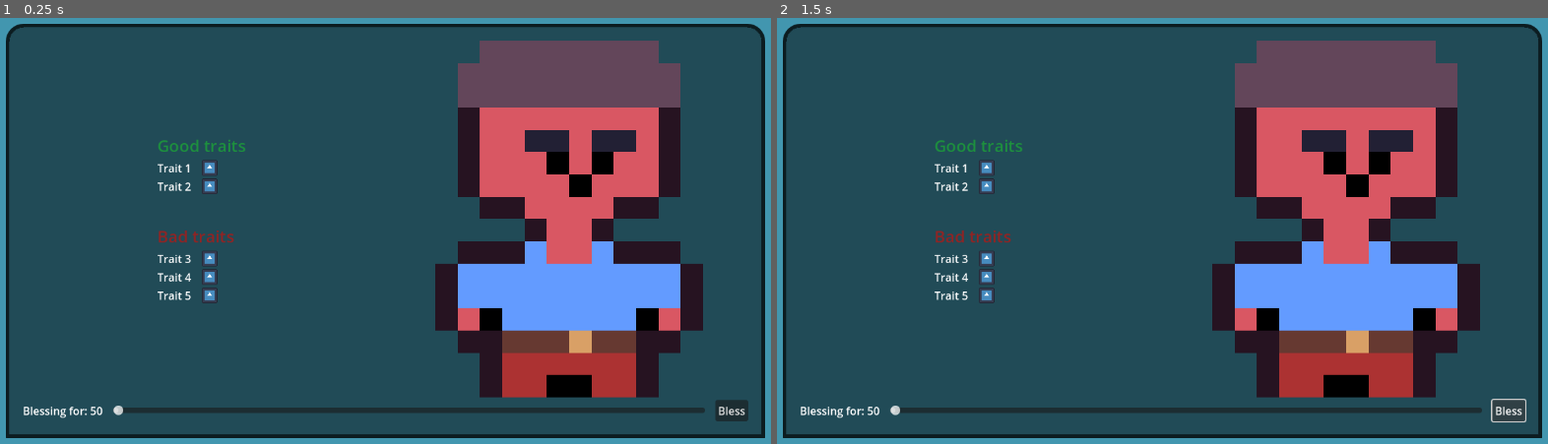
Above: before the commit, frames 1-2 (left to right).
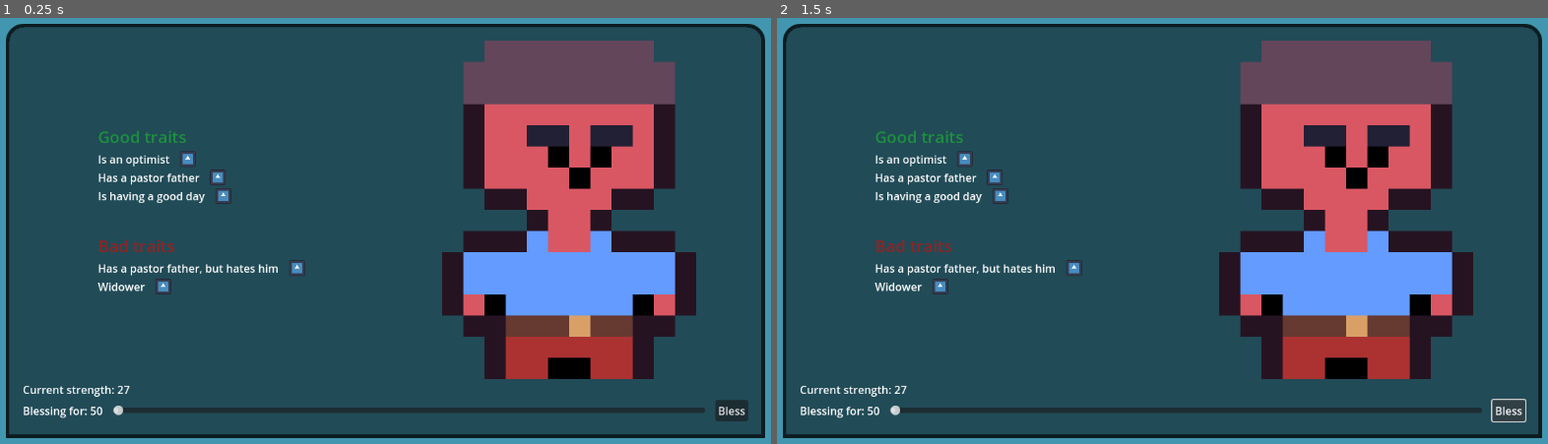
Above: after the commit, the same moments.

Repository: frostblooded/wolf
Game: Godot game, scene res://scenes/main.tscn
The game is run twice, just before and just after one commit, with the same random seed, the same clock (stepped at 60 frames per second) and the same inputs. The engine's default icon, where the game draws it, is replaced by a stand-in: a white triangle on a blue panel in a dark square.
Inputs:
- Up to frame 1 (0.25 s): no input
- Up to frame 2 (1.5 s): click "Bless" at 0.5 s; click "Bless" at 1.25 s

The runs differ from the first frame. In frame 1, 10% of the frame differs, in the area x 3-92%, y 5-90%; in frame 2, 10%.

Commit message:
Add blessing with trait modifiers

Diff:
--- a/project.godot
+++ b/project.godot
@@ -11,7 +11,7 @@
 [application]
 
 config/name="Wolf"
-run/main_scene="res://scenes/main.tscn"
+run/main_scene="res://scenes/Main.tscn"
 config/features=PackedStringArray("4.2", "GL Compatibility")
 config/icon="res://icon.svg"
 
--- a/scenes/GameManager.tscn
+++ b/scenes/GameManager.tscn
@@ -4,3 +4,5 @@
 
 [node name="GameManager" type="Node2D"]
 script = ExtResource("1_w4b1x")
+possible_positive_traits = null
+possible_negative_traits = null
--- a/scenes/UI/BlessingUnitUI.tscn
+++ b/scenes/UI/BlessingUnitUI.tscn
@@ -1,6 +1,7 @@
-[gd_scene load_steps=7 format=3 uid="uid://dlwrtjnr6xty4"]
+[gd_scene load_steps=8 format=3 uid="uid://dlwrtjnr6xty4"]
 
-[ext_resource type="Texture2D" uid="uid://bbuo3vy70oprq" path="res://icon.svg" id="1_devb5"]
+[ext_resource type="Script" path="res://scripts/blessing_unit_ui.gd" id="1_pou5w"]
+[ext_resource type="PackedScene" uid="uid://ddsydqanfd6d6" path="res://scenes/UI/TraitUI.tscn" id="2_3e3qa"]
 [ext_resource type="Texture2D" uid="uid://c0b0sawfyqtac" path="res://aseprite/fighter.png" id="2_mwhvl"]
 [ext_resource type="Script" path="res://scripts/blessing_input.gd" id="3_ro0nv"]
 
@@ -18,7 +19,9 @@
 
 [sub_resource type="StyleBoxEmpty" id="StyleBoxEmpty_ym2cl"]
 
-[node name="CanvasLayer" type="CanvasLayer"]
+[node name="BlessingUnitUI" type="CanvasLayer"]
+script = ExtResource("1_pou5w")
+trait_ui_scene = ExtResource("2_3e3qa")
 
 [node name="MarginContainer" type="MarginContainer" parent="."]
 anchors_preset = 15
@@ -60,85 +63,23 @@
 theme_override_constants/separation = 45
 alignment = 1
 
-[node name="VBoxContainer" type="VBoxContainer" parent="MarginContainer/PanelContainer/MarginContainer/VBoxContainer/HBoxContainer/LeftPanelContainer/VBoxContainer3"]
+[node name="PositiveTraitsContainer" type="VBoxContainer" parent="MarginContainer/PanelContainer/MarginContainer/VBoxContainer/HBoxContainer/LeftPanelContainer/VBoxContainer3"]
 layout_mode = 2
 
-[node name="Label" type="Label" parent="MarginContainer/PanelContainer/MarginContainer/VBoxContainer/HBoxContainer/LeftPanelContainer/VBoxContainer3/VBoxContainer"]
+[node name="Label" type="Label" parent="MarginContainer/PanelContainer/MarginContainer/VBoxContainer/HBoxContainer/LeftPanelContainer/VBoxContainer3/PositiveTraitsContainer"]
 layout_mode = 2
 theme_type_variation = &"HeaderMedium"
 theme_override_colors/font_color = Color(0.113725, 0.568627, 0.243137, 1)
 text = "Good traits"
 
-[node name="HBoxContainer" type="HBoxContainer" parent="MarginContainer/PanelContainer/MarginContainer/VBoxContainer/HBoxContainer/LeftPanelContainer/VBoxContainer3/VBoxContainer"]
-layout_mode = 2
-size_flags_horizontal = 0
-
-[node name="Label" type="Label" parent="MarginContainer/PanelContainer/MarginContainer/VBoxContainer/HBoxContainer/LeftPanelContainer/VBoxContainer3/VBoxContainer/HBoxContainer"]
-layout_mode = 2
-text = "Trait 1"
-
-[node name="TextureRect" type="TextureRect" parent="MarginContainer/PanelContainer/MarginContainer/VBoxContainer/HBoxContainer/LeftPanelContainer/VBoxContainer3/VBoxContainer/HBoxContainer"]
-layout_mode = 2
-texture = ExtResource("1_devb5")
-expand_mode = 3
-
-[node name="HBoxContainer2" type="HBoxContainer" parent="MarginContainer/PanelContainer/MarginContainer/VBoxContainer/HBoxContainer/LeftPanelContainer/VBoxContainer3/VBoxContainer"]
-layout_mode = 2
-size_flags_horizontal = 0
-
-[node name="Label" type="Label" parent="MarginContainer/PanelContainer/MarginContainer/VBoxContainer/HBoxContainer/LeftPanelContainer/VBoxContainer3/VBoxContainer/HBoxContainer2"]
-layout_mode = 2
-text = "Trait 2"
-
-[node name="TextureRect" type="TextureRect" parent="MarginContainer/PanelContainer/MarginContainer/VBoxContainer/HBoxContainer/LeftPanelContainer/VBoxContainer3/VBoxContainer/HBoxContainer2"]
-layout_mode = 2
-texture = ExtResource("1_devb5")
-expand_mode = 3
-
-[node name="VBoxContainer2" type="VBoxContainer" parent="MarginContainer/PanelContainer/MarginContainer/VBoxContainer/HBoxContainer/LeftPanelContainer/VBoxContainer3"]
+[node name="NegativeTraitsContainer" type="VBoxContainer" parent="MarginContainer/PanelContainer/MarginContainer/VBoxContainer/HBoxContainer/LeftPanelContainer/VBoxContainer3"]
 layout_mode = 2
 
-[node name="Label" type="Label" parent="MarginContainer/PanelContainer/MarginContainer/VBoxContainer/HBoxContainer/LeftPanelContainer/VBoxContainer3/VBoxContainer2"]
+[node name="Label" type="Label" parent="MarginContainer/PanelContainer/MarginContainer/VBoxContainer/HBoxContainer/LeftPanelContainer/VBoxContainer3/NegativeTraitsContainer"]
 layout_mode = 2
 theme_type_variation = &"HeaderMedium"
 theme_override_colors/font_color = Color(0.568627, 0.141176, 0.141176, 1)
 text = "Bad traits"
-
-[node name="HBoxContainer3" type="HBoxContainer" parent="MarginContainer/PanelContainer/MarginContainer/VBoxContainer/HBoxContainer/LeftPanelContainer/VBoxContainer3/VBoxContainer2"]
-layout_mode = 2
-
-[node name="Label" type="Label" parent="MarginContainer/PanelContainer/MarginContainer/VBoxContainer/HBoxContainer/LeftPanelContainer/VBoxContainer3/VBoxContainer2/HBoxContainer3"]
-layout_mode = 2
-text = "Trait 3"
-
-[node name="TextureRect" type="TextureRect" parent="MarginContainer/PanelContainer/MarginContainer/VBoxContainer/HBoxContainer/LeftPanelContainer/VBoxContainer3/VBoxContainer2/HBoxContainer3"]
-layout_mode = 2
-texture = ExtResource("1_devb5")
-expand_mode = 3
-
-[node name="HBoxContainer4" type="HBoxContainer" parent="MarginContainer/PanelContainer/MarginContainer/VBoxContainer/HBoxContainer/LeftPanelContainer/VBoxContainer3/VBoxContainer2"]
-layout_mode = 2
-
-[node name="Label" type="Label" parent="MarginContainer/PanelContainer/MarginContainer/VBoxContainer/HBoxContainer/LeftPanelContainer/VBoxContainer3/VBoxContainer2/HBoxContainer4"]
-layout_mode = 2
-text = "Trait 4"
-
-[node name="TextureRect" type="TextureRect" parent="MarginContainer/PanelContainer/MarginContainer/VBoxContainer/HBoxContainer/LeftPanelContainer/VBoxContainer3/VBoxContainer2/HBoxContainer4"]
-layout_mode = 2
-texture = ExtResource("1_devb5")
-expand_mode = 3
-
-[node name="HBoxContainer5" type="HBoxContainer" parent="MarginContainer/PanelContainer/MarginContainer/VBoxContainer/HBoxContainer/LeftPanelContainer/VBoxContainer3/VBoxContainer2"]
-layout_mode = 2
-
-[node name="Label" type="Label" parent="MarginContainer/PanelContainer/MarginContainer/VBoxContainer/HBoxContainer/LeftPanelContainer/VBoxContainer3/VBoxContainer2/HBoxContainer5"]
-layout_mode = 2
-text = "Trait 5"
-
-[node name="TextureRect" type="TextureRect" parent="MarginContainer/PanelContainer/MarginContainer/VBoxContainer/HBoxContainer/LeftPanelContainer/VBoxContainer3/VBoxContainer2/HBoxContainer5"]
-layout_mode = 2
-texture = ExtResource("1_devb5")
-expand_mode = 3
 
 [node name="RightPanelContainer" type="PanelContainer" parent="MarginContainer/PanelContainer/MarginContainer/VBoxContainer/HBoxContainer"]
 layout_mode = 2
@@ -152,6 +93,10 @@
 layout_mode = 2
 texture = ExtResource("2_mwhvl")
 stretch_mode = 5
+
+[node name="CurrentStrengthLabel" type="Label" parent="MarginContainer/PanelContainer/MarginContainer/VBoxContainer"]
+layout_mode = 2
+text = "Current strength: 27"
 
 [node name="BlessingInput" type="HBoxContainer" parent="MarginContainer/PanelContainer/MarginContainer/VBoxContainer"]
 layout_mode = 2
--- /dev/null
+++ b/scenes/UI/TraitUI.tscn
@@ -0,0 +1,17 @@
+[gd_scene load_steps=3 format=3 uid="uid://ddsydqanfd6d6"]
+
+[ext_resource type="Texture2D" uid="uid://bbuo3vy70oprq" path="res://icon.svg" id="1_ltp0v"]
+[ext_resource type="Script" path="res://scripts/trait_ui.gd" id="1_phrao"]
+
+[node name="TraitUI" type="HBoxContainer"]
+size_flags_horizontal = 0
+script = ExtResource("1_phrao")
+
+[node name="Label" type="Label" parent="."]
+layout_mode = 2
+text = "Trait 1"
+
+[node name="TextureRect" type="TextureRect" parent="."]
+layout_mode = 2
+texture = ExtResource("1_ltp0v")
+expand_mode = 3
--- a/scenes/main.tscn
+++ b/scenes/main.tscn
@@ -1,7 +1,9 @@
-[gd_scene load_steps=5 format=3 uid="uid://6pgl1pt35txy"]
+[gd_scene load_steps=13 format=3 uid="uid://6pgl1pt35txy"]
 
-[ext_resource type="PackedScene" uid="uid://dlwrtjnr6xty4" path="res://scenes/UI/BlessingUnitUI.tscn" id="1_8yda2"]
-[ext_resource type="PackedScene" uid="uid://b3llop6ts804d" path="res://scenes/GameManager.tscn" id="2_ij8vf"]
+[ext_resource type="PackedScene" uid="uid://dlwrtjnr6xty4" path="res://scenes/UI/BlessingUnitUI.tscn" id="1_q4qay"]
+[ext_resource type="PackedScene" uid="uid://b3llop6ts804d" path="res://scenes/GameManager.tscn" id="2_k8vnu"]
+[ext_resource type="Texture2D" uid="uid://bbuo3vy70oprq" path="res://icon.svg" id="4_h0suf"]
+[ext_resource type="Script" path="res://scripts/trait.gd" id="4_vco4w"]
 
 [sub_resource type="Gradient" id="Gradient_dvckn"]
 offsets = PackedFloat32Array(1)
@@ -10,6 +12,48 @@
 [sub_resource type="GradientTexture1D" id="GradientTexture1D_mdlhv"]
 gradient = SubResource("Gradient_dvckn")
 
+[sub_resource type="Resource" id="Resource_uay8p"]
+script = ExtResource("4_vco4w")
+name = "Is having a good day"
+image = ExtResource("4_h0suf")
+add_modifier = 10
+mul_modifier = 1.0
+
+[sub_resource type="Resource" id="Resource_inf3w"]
+script = ExtResource("4_vco4w")
+name = "Has a pastor father"
+image = ExtResource("4_h0suf")
+add_modifier = 0
+mul_modifier = 1.5
+
+[sub_resource type="Resource" id="Resource_a4kbm"]
+script = ExtResource("4_vco4w")
+name = "Is an optimist"
+image = ExtResource("4_h0suf")
+add_modifier = 0
+mul_modifier = 2.0
+
+[sub_resource type="Resource" id="Resource_t1r71"]
+script = ExtResource("4_vco4w")
+name = "Has a pastor father, but hates him"
+image = ExtResource("4_h0suf")
+add_modifier = 0
+mul_modifier = 1.0
+
+[sub_resource type="Resource" id="Resource_oqt3y"]
+script = ExtResource("4_vco4w")
+name = "Spilled his coffee just now"
+image = ExtResource("4_h0suf")
+add_modifier = -20
+mul_modifier = 1.0
+
+[sub_resource type="Resource" id="Resource_xxysg"]
+script = ExtResource("4_vco4w")
+name = "Widower"
+image = ExtResource("4_h0suf")
+add_modifier = 0
+mul_modifier = 0.7
+
 [node name="Main" type="Node2D"]
 
 [node name="Background" type="Sprite2D" parent="."]
@@ -17,6 +61,7 @@
 scale = Vector2(9.63477, 1367.25)
 texture = SubResource("GradientTexture1D_mdlhv")
 
-[node name="BlessingUnitUI" parent="." instance=ExtResource("1_8yda2")]
-
-[node name="GameManager" parent="." instance=ExtResource("2_ij8vf")]
+[node name="GameManager" parent="." instance=ExtResource("2_k8vnu")]
+unit_ui_scene = ExtResource("1_q4qay")
+possible_positive_traits = Array[ExtResource("4_vco4w")]([SubResource("Resource_uay8p"), SubResource("Resource_inf3w"), SubResource("Resource_a4kbm")])
+possible_negative_traits = Array[ExtResource("4_vco4w")]([SubResource("Resource_t1r71"), SubResource("Resource_oqt3y"), SubResource("Resource_xxysg")])
--- /dev/null
+++ b/scripts/blessing_unit_ui.gd
@@ -0,0 +1,53 @@
+class_name BlessingUnitUI
+extends CanvasLayer
+
+@export var trait_ui_scene: PackedScene = null
+var unit: Unit = null
+
+func _ready():
+    MessageBus.BLESS_BUTTON_PRESSED.connect(on_bless_button_pressed)
+
+func on_bless_button_pressed(bless_amount: int):
+    var total_strength: float = unit.strength
+    var bless_multiplier: float = 1
+
+    for t in unit.positive_traits:
+        if is_equal_approx(t.mul_modifier, 1.0):
+            print("Trait %s: x%.2f" % [t.name, t.mul_modifier])
+
+        bless_multiplier *= t.mul_modifier
+
+        if !is_equal_approx(t.add_modifier, 0.0):
+            print("Trait %s: %d" % [t.name, t.add_modifier])
+
+        total_strength += t.add_modifier
+
+    for t in unit.negative_traits:
+        if is_equal_approx(t.mul_modifier, 1.0):
+            print("Trait %s: x%.2f" % [t.name, t.mul_modifier])
+
+        bless_multiplier *= t.mul_modifier
+
+        if !is_equal_approx(t.add_modifier, 0.0):
+            print("Trait %s: %d" % [t.name, t.add_modifier])
+
+        total_strength += t.add_modifier
+
+    total_strength += bless_amount * bless_multiplier
+    print("Total strength: %f" % total_strength)
+
+func initialize(u: Unit):
+    self.unit = u
+
+    var positive_traits_container: Control = find_child("PositiveTraitsContainer")
+    var negative_traits_container: Control = find_child("NegativeTraitsContainer")
+
+    for positive_trait in u.positive_traits:
+        var trait_ui: Node = trait_ui_scene.instantiate()
+        trait_ui.initialize(positive_trait)
+        positive_traits_container.add_child(trait_ui)
+
+    for negative_trait in u.negative_traits:
+        var trait_ui: Node = trait_ui_scene.instantiate()
+        trait_ui.initialize(negative_trait)
+        negative_traits_container.add_child(trait_ui)
--- a/scripts/game_manager.gd
+++ b/scripts/game_manager.gd
@@ -1,7 +1,40 @@
 extends Node2D
 
+@export var unit_ui_scene: PackedScene = null
+@export var possible_positive_traits: Array[Trait] = []
+@export var possible_negative_traits: Array[Trait] = []
+
 func _ready():
-    MessageBus.BLESS_BUTTON_PRESSED.connect(on_bless_button_pressed)
+	show_unit()
 
-func on_bless_button_pressed(bless_amount: float):
-    print("Bless button pressed. Blessing for ", bless_amount)
+func show_unit():
+	var unit_ui: BlessingUnitUI = unit_ui_scene.instantiate() as BlessingUnitUI
+	var unit: Unit = generate_unit()
+	unit_ui.initialize(unit)
+	get_tree().root.add_child.call_deferred(unit_ui)
+
+func generate_unit() -> Unit:
+	var unit: Unit = Unit.new()
+	unit.strength = randi_range(0, 80)
+
+	var MIN_TRAITS: int = 1
+	var MAX_TRAITS: int = 3
+	assert(MIN_TRAITS <= MAX_TRAITS);
+	assert(possible_positive_traits.size() >= MAX_TRAITS);
+	assert(possible_negative_traits.size() >= MAX_TRAITS);
+
+	var positive_traits_amount: int = randi_range(MIN_TRAITS, MAX_TRAITS)
+	var positive_traits_shuffled_copy: Array[Trait] = possible_positive_traits
+	positive_traits_shuffled_copy.shuffle()
+
+	for i in range(0, positive_traits_amount):
+		unit.positive_traits.push_back(positive_traits_shuffled_copy[i])
+
+	var negative_traits_amount: int = randi_range(MIN_TRAITS, MAX_TRAITS)
+	var negative_traits_shuffled_copy: Array[Trait] = possible_negative_traits
+	negative_traits_shuffled_copy.shuffle()
+
+	for i in range(0, negative_traits_amount):
+		unit.negative_traits.push_back(negative_traits_shuffled_copy[i])
+
+	return unit
--- /dev/null
+++ b/scripts/trait.gd
@@ -0,0 +1,7 @@
+class_name Trait
+extends Resource
+
+@export var name: String = "Unknown trait"
+@export var image: Texture2D = null
+@export var add_modifier: int = 0
+@export var mul_modifier: float = 1
--- /dev/null
+++ b/scripts/trait_ui.gd
@@ -0,0 +1,6 @@
+class_name TraitUI
+extends HBoxContainer
+
+func initialize(t: Trait):
+    $Label.text = t.name
+    $TextureRect.texture = t.image
--- /dev/null
+++ b/scripts/unit.gd
@@ -0,0 +1,5 @@
+class_name Unit
+
+var strength: int = 0
+var positive_traits: Array[Trait] = []
+var negative_traits: Array[Trait] = []
